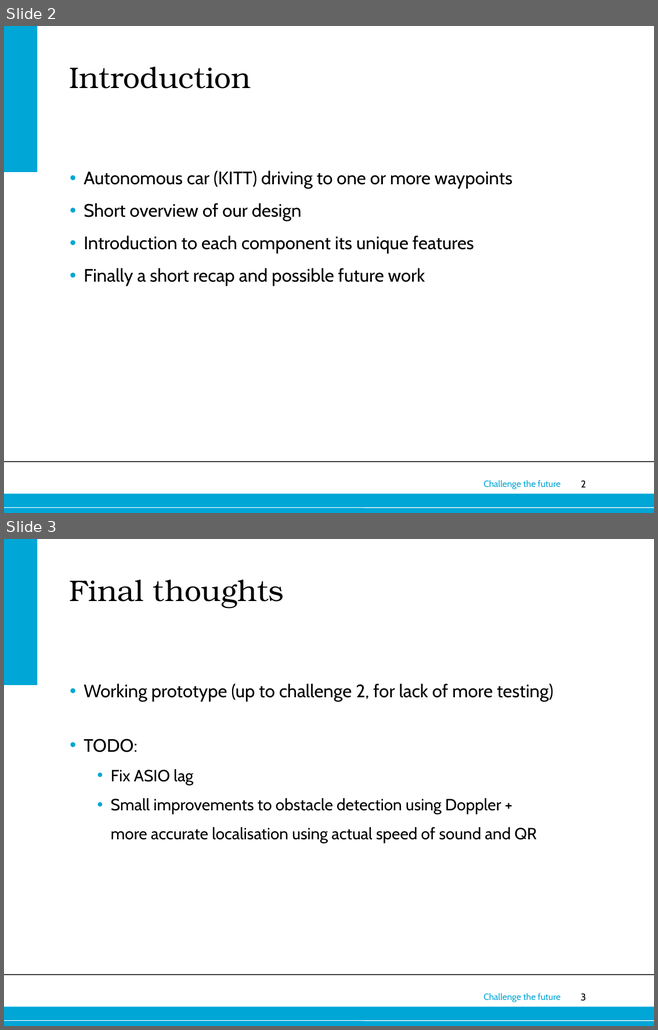
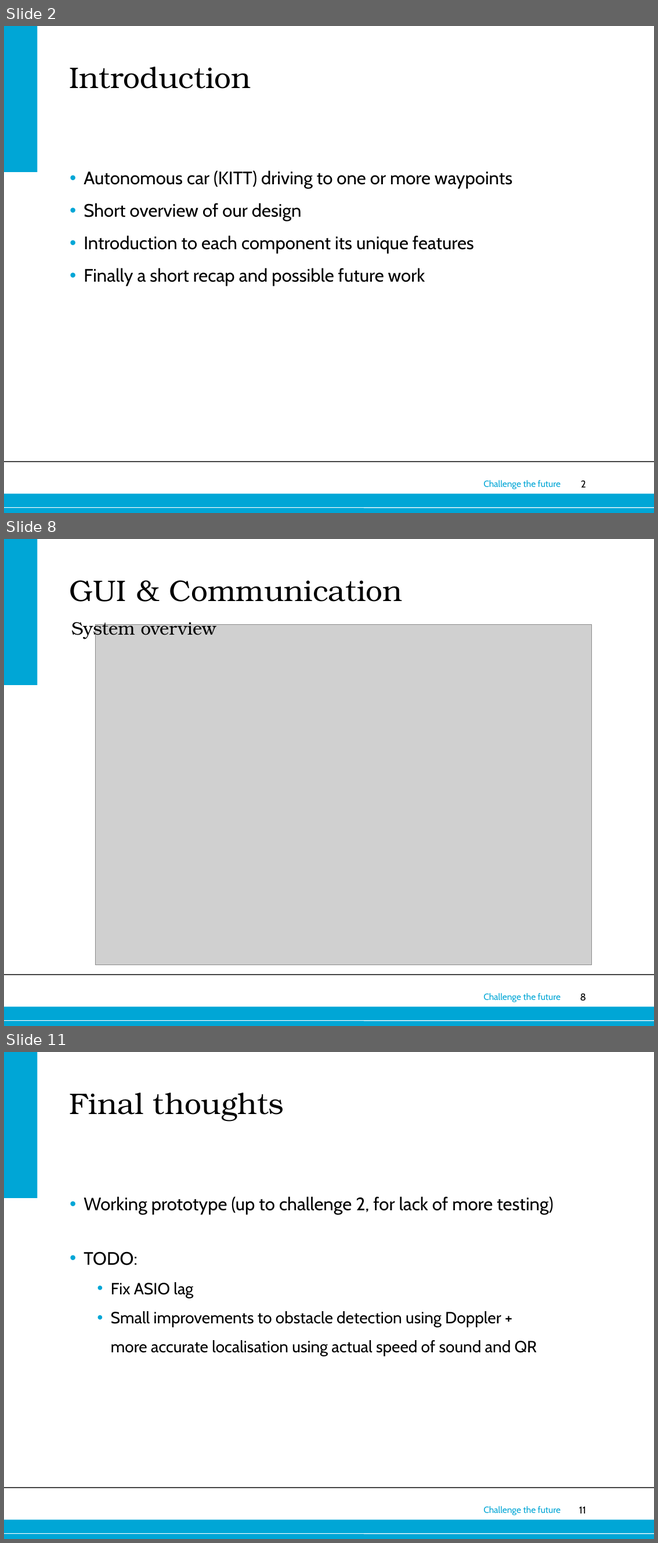
Before and after one commit to rphes/KITT-KATT, a slide deck: docs/final-presentation/final-presentation.pptx. Shown one above the other, each under a label of ours: slides 2 and 3 before the commit, slides 2, 8 and 11 after it; the slides between them are not shown. The pictures are 658x1030 and 658x1543 pixels, drawn with LibreOffice and Linux fonts; fonts in the diff are those of the drawing; grey boxes stand for pictures; background and template pictures are left out. Boxes give left, top, right and bottom in pixels: in the first picture for what was removed or moved away, otherwise in the second. Text is boxed around its words. In the diff, an @@ line names an element or a change of style, - is before the commit and + after.

```diff
--- a/docs/final-presentation/final-presentation.pptx
+++ b/docs/final-presentation/final-presentation.pptx
@@ slide 8 added at box(4, 539, 654, 1026), background #FFFFFF; not listed: 6 template elements that a slide beside it also shows @@
@@ title added at box(69, 580, 402, 602), 33 pt, text #000000 @@
+GUI & Communication
@@ text added at box(71, 618, 216, 639), 20 pt, text #000000 @@
+System overview
@@ picture added at box(96, 625, 591, 965) @@
@@ what was slide 3 is now slide 11 @@
@@ page number at box(579, 1507, 586, 1514): text changed @@
-3
+11
```
Also in this commit, not shown: 7 other slides added, 5 other files.
